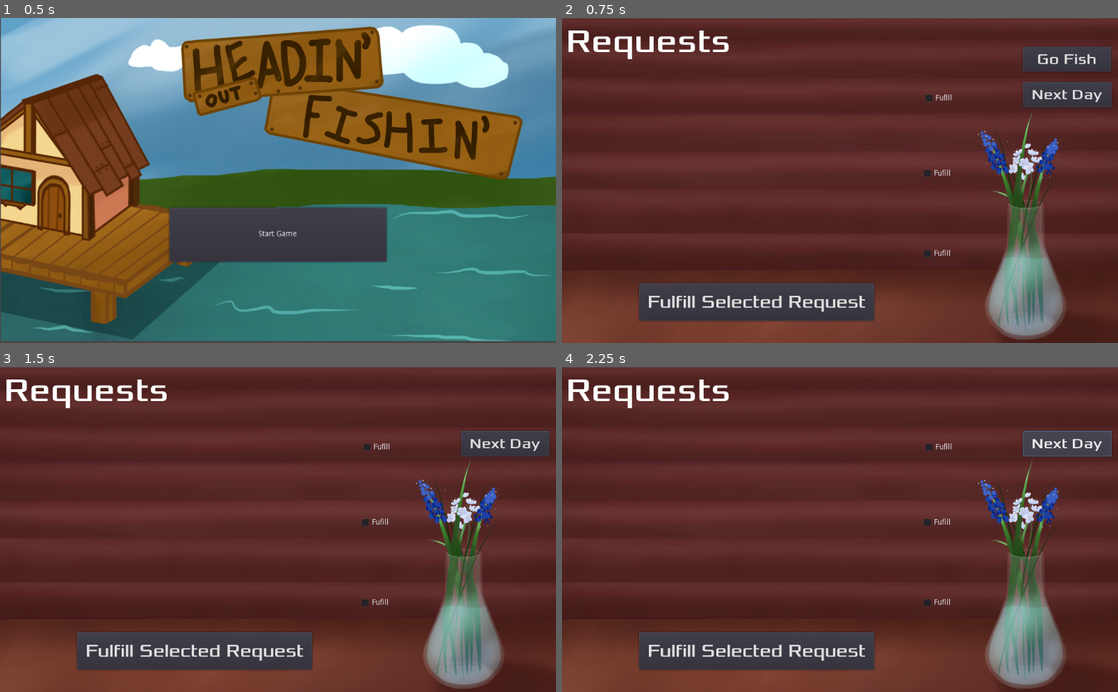
Above: before the commit, frames 1-4 (two rows, left to right).
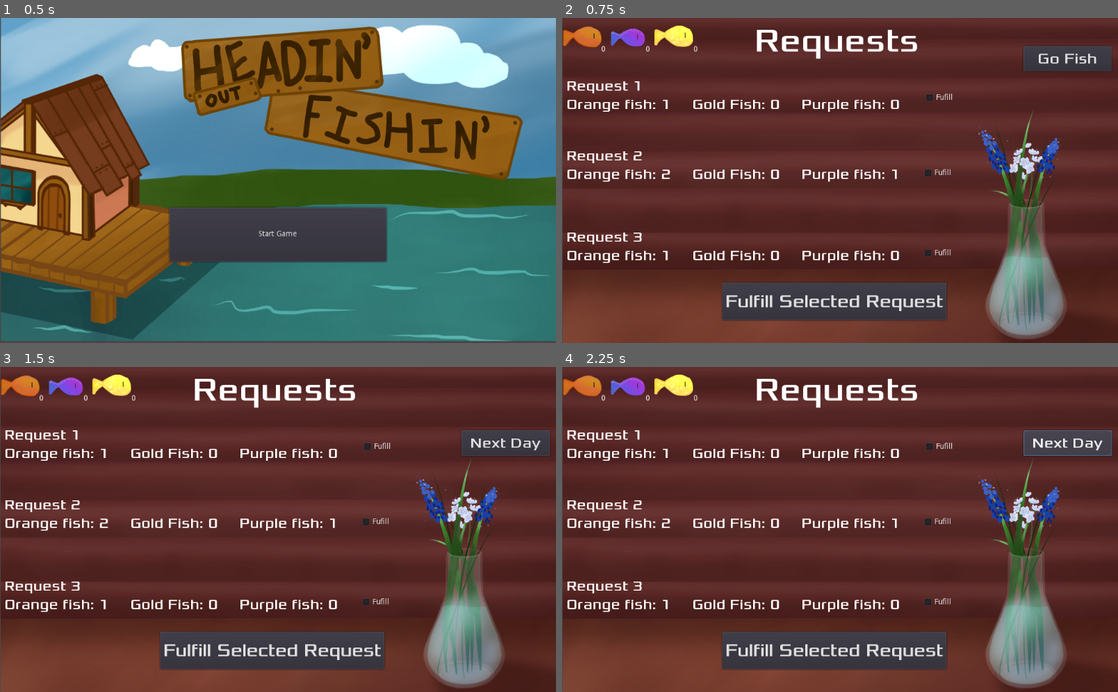
Above: after the commit, the same moments.

Repository: emccart/fishingGame
Game: Godot game, scene res://menu.tscn
The game is run twice, just before and just after one commit, with the same random seed, the same clock (stepped at 60 frames per second) and the same inputs.
Inputs:
- Up to frame 1 (0.5 s): no input
- Up to frame 2 (0.75 s): click "Start Game" at 0.5 s
- Up to frame 3 (1.5 s): click "Go Fish" at 1.25 s
- Up to frame 4 (2.25 s): click "Next Day" at 2 s

Frame 1 is identical in both runs. In frame 2, 12% of the frame differs, in the area x 0-100%, y 0-100%; in frame 3, 11%; in frame 4, 11%.
Error before the commit: Attempt to call function 'reset' in base 'null instance' on a null instance. (res://Requests.gd:63)
Error after the commit: Attempt to call function 'reset' in base 'null instance' on a null instance. (res://Requests.gd:64)

Commit message:
Add files via upload
reformatted the screen, and linked to the fishing area

Diff:
--- a/requests.gd
+++ b/requests.gd
@@ -56,6 +56,7 @@
 	uncheck()
 	$NextDayButton.show()
 	$GoFishButton.hide()
+	get_tree().change_scene("res://Fishing.tscn")
 
 #if the NextDayButton is pressed
 func _on_NextDayButton_pressed():
@@ -70,4 +71,6 @@
 
 # Called when the node enters the scene tree for the first time.
 func _ready():
-	pass # Replace with function body.
+	hideButton()
+	getRequests()
+	display()
--- a/requests.tscn
+++ b/requests.tscn
@@ -1,7 +1,8 @@
-[gd_scene load_steps=17 format=2]
+[gd_scene load_steps=18 format=2]
 
 [ext_resource path="res://Requests.gd" type="Script" id=1]
 [ext_resource path="res://shop.png" type="Texture" id=2]
+[ext_resource path="res://inventory.tscn" type="PackedScene" id=3]
 
 [sub_resource type="DynamicFontData" id=1]
 font_path = "res://fonts/Xolonium-Regular.ttf"
@@ -53,7 +54,6 @@
 font_data = SubResource( 13 )
 
 [node name="requests" type="Area2D"]
-position = Vector2( -1, 1 )
 script = ExtResource( 1 )
 __meta__ = {
 "_edit_group_": true
@@ -64,9 +64,9 @@
 texture = ExtResource( 2 )
 
 [node name="Message" type="Label" parent="."]
-margin_left = 8.0
+margin_left = 354.0
 margin_top = 6.0
-margin_right = 322.0
+margin_right = 763.0
 margin_bottom = 87.0
 custom_fonts/font = SubResource( 2 )
 text = "Requests"
@@ -139,9 +139,9 @@
 }
 
 [node name="Button" type="Button" parent="."]
-margin_left = 143.0
+margin_left = 295.0
 margin_top = 489.0
-margin_right = 576.0
+margin_right = 708.0
 margin_bottom = 558.0
 custom_fonts/font = SubResource( 4 )
 text = "Fulfill Selected Request"
@@ -171,6 +171,10 @@
 "_edit_use_anchors_": false
 }
 
+[node name="Inventory" parent="." instance=ExtResource( 3 )]
+anchor_right = 0.0
+anchor_bottom = 0.0
+
 [connection signal="pressed" from="Button" to="." method="_on_Button_pressed"]
 [connection signal="pressed" from="GoFishButton" to="." method="_on_GoFishButton_pressed"]
 [connection signal="pressed" from="NextDayButton" to="." method="_on_NextDayButton_pressed"]
